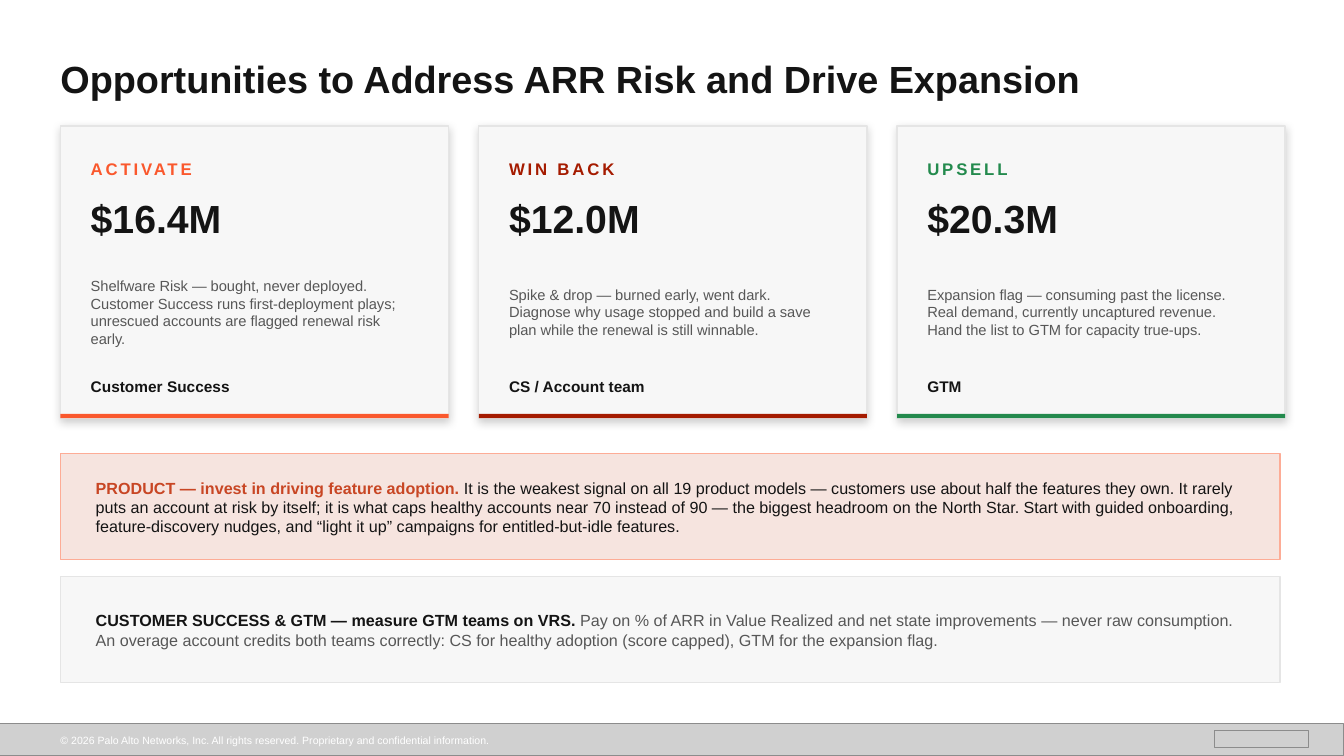
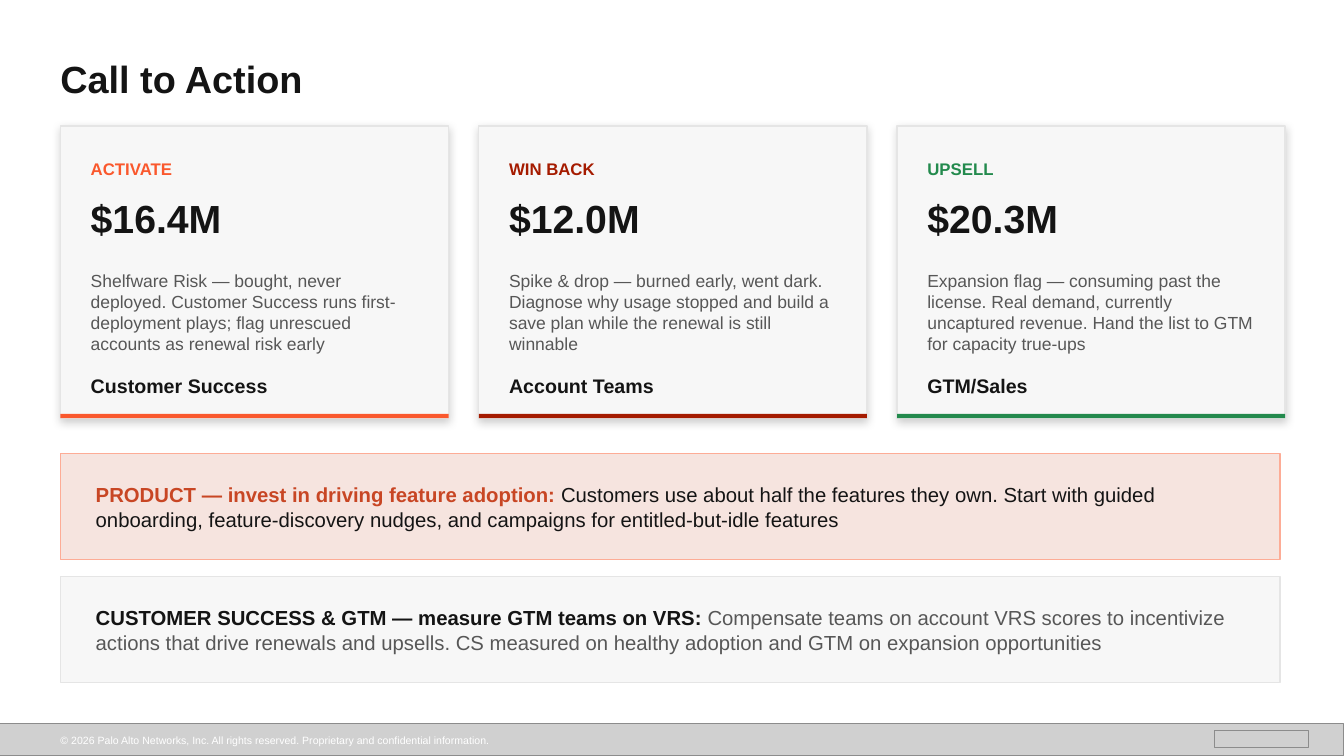
Before and after one commit to erink777-bit/panw-adoption-analytics, a slide deck: slide 6 of executive_presentation.pptx. Drawn at 1344x756 pixels with LibreOffice and Linux fonts; fonts in the diff are those of the drawing; grey boxes stand for pictures; background and template pictures are left out. Boxes give left, top, right and bottom in pixels: in the first picture for what was removed or moved away, otherwise in the second. Text is boxed around its words. In the diff, an @@ line names an element or a change of style, - is before the commit and + after.

```diff
--- a/executive_presentation.pptx
+++ b/executive_presentation.pptx
@@ text at <box>60,65,303,94</box>: text changed @@
-Opportunities to Address ARR Risk and Drive Expansion
+Call to Action
@@ letter spacing 2 to 0 pt in 3 elements at <box>91,163,172,175</box>, <box>509,163,594,175</box>, <box>927,163,993,175</box> @@
@@ text at <box>91,274,396,354</box>: text changed; size 10.5 to 12.5 pt @@
-Shelfware Risk — bought, never deployed. Customer Success runs first-deployment plays; unrescued accounts are flagged renewal risk early.
+Shelfware Risk — bought, never deployed. Customer Success runs first-deployment plays; flag unrescued accounts as renewal risk early
@@ text at <box>509,274,829,350</box>: text changed; size 10.5 to 12.5 pt @@
-Spike & drop — burned early, went dark. Diagnose why usage stopped and build a save plan while the renewal is still winnable.
+Spike & drop — burned early, went dark. Diagnose why usage stopped and build a save plan while the renewal is still winnable
@@ text at <box>927,274,1253,354</box>: text changed; size 10.5 to 12.5 pt @@
-Expansion flag — consuming past the license. Real demand, currently uncaptured revenue. Hand the list to GTM for capacity true-ups.
+Expansion flag — consuming past the license. Real demand, currently uncaptured revenue. Hand the list to GTM for capacity true-ups
@@ text "Customer Success" at <box>91,379,268,394</box>: size 11 to 14 pt @@
@@ text at <box>509,379,654,394</box>: text changed; size 11 to 14 pt @@
-CS / Account team
+Account Teams
@@ text at <box>927,378,1027,394</box>: text changed; size 11 to 14 pt @@
-GTM
+GTM/Sales
@@ text at <box>96,487,1155,532</box>: text changed; size 11.5 to 14.5 pt @@
-PRODUCT — invest in driving feature adoption. It is the weakest signal on all 19 product models — customers use about half the features they own. It rarely puts an account at risk by itself; it is what caps healthy accounts near 70 instead of 90 — the biggest headroom on the North Star. Start with guided onboarding, feature-discovery nudges, and “light it up” campaigns for entitled-but-idle features.
+PRODUCT — invest in driving feature adoption: Customers use about half the features they own. Start with guided onboarding, feature-discovery nudges, and campaigns for entitled-but-idle features
@@ text at <box>96,610,1225,654</box>: text changed; size 11.5 to 14.5 pt @@
-CUSTOMER SUCCESS & GTM — measure GTM teams on VRS. Pay on % of ARR in Value Realized and net state improvements — never raw consumption. An overage account credits both teams correctly: CS for healthy adoption (score capped), GTM for the expansion flag.
+CUSTOMER SUCCESS & GTM — measure GTM teams on VRS: Compensate teams on account VRS scores to incentivize actions that drive renewals and upsells. CS measured on healthy adoption and GTM on expansion opportunities
```
Also in this commit, not shown: 5 other slides changed, 1 slide added, 1 slide removed, 2 other files.
